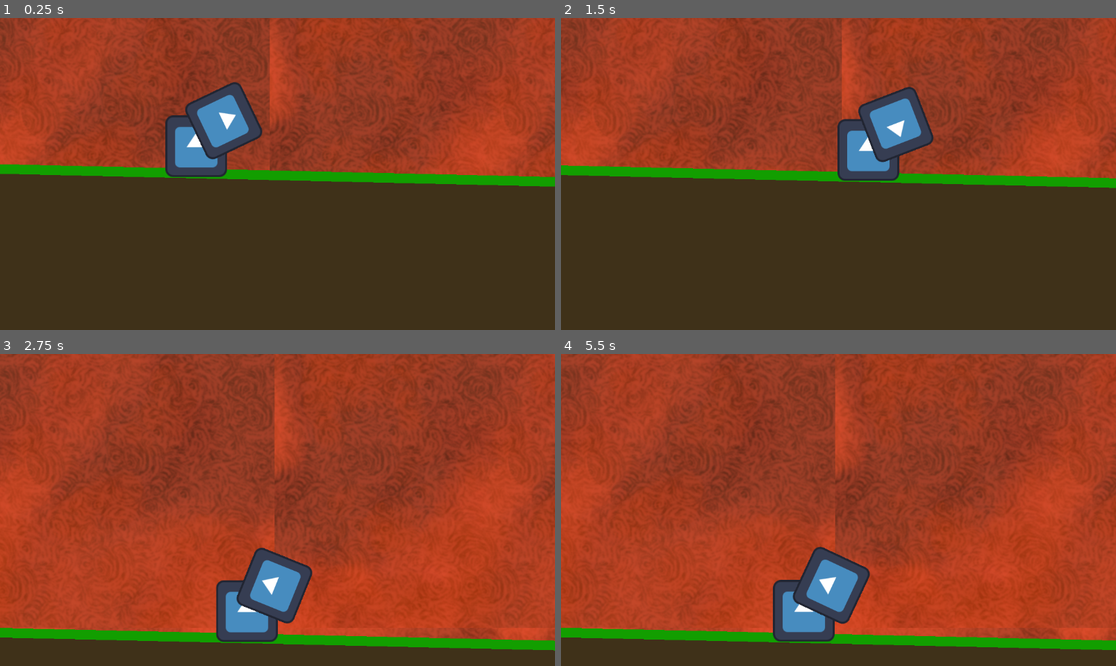
Above: before the commit, frames 1-4 (two rows, left to right).
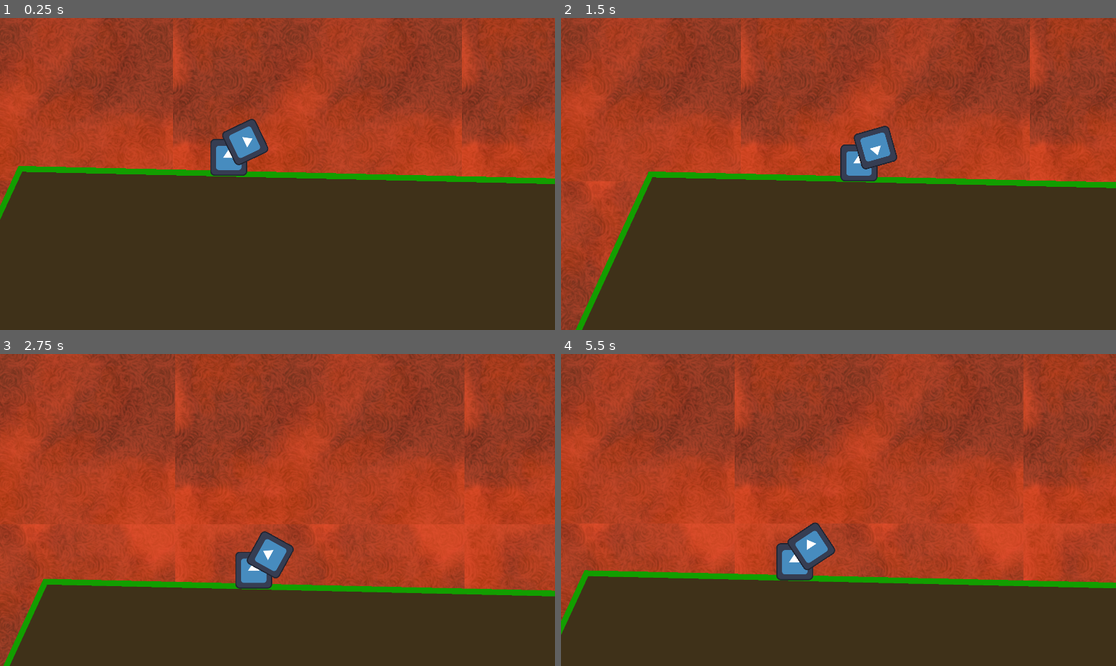
Above: after the commit, the same moments.

Repository: crispyBrown0/Payload-Delivery
Game: Godot game, scene res://root.tscn
Two runs of this game, one before a commit and one after it. Both use one fixed random seed, a clock stepped at 60 frames per second and the inputs below. The engine's default icon, where the game draws it, is replaced by a stand-in: a white triangle on a blue panel in a dark square.
Inputs (mouse positions are in pixels of both pictures, inside the frame that each line leads up to):
- Up to frame 1 (0.25 s): no input
- Up to frame 2 (1.5 s): move the mouse to (960, 158) at 0.52 s; hold 0 0.53-1.28 s; tap Enter at 1.25 s; move the mouse to (727, 189) at 1.27 s; tap 0 at 1.35 s
- Up to frame 3 (2.75 s): tap Space at 2 s; move the mouse to (333, 441) at 2.02 s; hold 0 from 2.03 s (still down)
- Up to frame 4 (5.5 s): tap Enter at 2.75, 4.25 s; move the mouse to (810, 572) at 2.77 s; release 0 at 2.78 s; tap 0 at 2.85, 4.35 s; tap Space at 3.5, 5 s; move the mouse to (1005, 556) at 3.52 s; hold 0 3.53-4.28 s; move the mouse to (672, 463) at 4.27 s; move the mouse to (866, 510) at 5.02 s; hold 0 from 5.03 s (still down)

The runs differ from the first frame. In frame 1, 20% of the frame differs, in the area x 0-100%, y 0-65%; in frame 2, 23%; in frame 3, 41%; in frame 4, 44%, in the area x 0-100%, y 0-95%.

Commit message:
Enemy and Explosion Basics
-press 0 to kill enemy
-enemy generates collider based on sprite automatically
-spawned explosion is animated and SFX

Diff:
--- /dev/null
+++ b/enemy.gd
@@ -0,0 +1,32 @@
+extends RigidBody2D
+
+@onready var sprite = $sprite
+@onready var collider = $collider
+var hp = 1
+@export var explosion: PackedScene
+
+func _ready() -> void:
+	var bitmap = BitMap.new()
+	bitmap.create_from_image_alpha(sprite.texture.get_image())
+	#print(str(bitmap.opaque_to_polygons(Rect2(Vector2.ZERO, sprite.texture.get_size()))))
+	collider.polygon = bitmap.opaque_to_polygons(Rect2(Vector2.ZERO, sprite.texture.get_size()))[0]
+	collider.position -= sprite.texture.get_size()/2
+
+
+# Called every frame. 'delta' is the elapsed time since the previous frame.
+func _process(delta: float) -> void:
+	if Input.is_key_pressed(KEY_0):
+		damage(1)
+
+
+func damage(amt: int):
+	hp -= amt
+	if hp<=0:
+		die()
+
+func die():
+	var new_explosion = explosion.instantiate()
+	new_explosion.scale = sprite.texture.get_size()/100.0
+	add_child(new_explosion)
+	new_explosion.reparent(get_parent())
+	queue_free()
--- /dev/null
+++ b/enemy.tscn
@@ -0,0 +1,16 @@
+[gd_scene load_steps=4 format=3 uid="uid://cu2p3duqsv2l5"]
+
+[ext_resource type="Script" uid="uid://c67gdjd4u06pv" path="res://enemy.gd" id="1_4gyqm"]
+[ext_resource type="PackedScene" uid="uid://dbcqta5ct6hj" path="res://explosion.tscn" id="2_iifgy"]
+[ext_resource type="Texture2D" uid="uid://c75ixqcu6nk5a" path="res://sprite assets/placeholder tankj.png" id="2_qi2p4"]
+
+[node name="enemy" type="RigidBody2D"]
+center_of_mass_mode = 1
+script = ExtResource("1_4gyqm")
+explosion = ExtResource("2_iifgy")
+
+[node name="sprite" type="Sprite2D" parent="."]
+texture = ExtResource("2_qi2p4")
+
+[node name="collider" type="CollisionPolygon2D" parent="."]
+polygon = PackedVector2Array(0, 0, 100, 0, 50, 50)
--- /dev/null
+++ b/explosion.gd
@@ -0,0 +1,13 @@
+extends Node2D
+
+var timer = 0
+
+func _ready() -> void:
+	$AnimatedSprite2D.play("default")
+
+
+# Called every frame. 'delta' is the elapsed time since the previous frame.
+func _process(delta: float) -> void:
+	timer += delta
+	if timer >= 3.2:
+		queue_free()
--- /dev/null
+++ b/explosion.tscn
@@ -0,0 +1,143 @@
+[gd_scene load_steps=22 format=3 uid="uid://dbcqta5ct6hj"]
+
+[ext_resource type="Script" uid="uid://cxbkcng17x0vj" path="res://explosion.gd" id="1_j4sxf"]
+[ext_resource type="Texture2D" uid="uid://bnq1jpuuecrc0" path="res://sprite assets/explosion.png" id="1_q7epf"]
+[ext_resource type="AudioStream" uid="uid://b5dackslmc8ix" path="res://sfx/explosion.wav" id="2_vxas0"]
+
+[sub_resource type="AtlasTexture" id="AtlasTexture_vxas0"]
+atlas = ExtResource("1_q7epf")
+region = Rect2(960, 0, 120, 200)
+
+[sub_resource type="AtlasTexture" id="AtlasTexture_j4sxf"]
+atlas = ExtResource("1_q7epf")
+region = Rect2(1080, 0, 120, 200)
+
+[sub_resource type="AtlasTexture" id="AtlasTexture_m5xho"]
+atlas = ExtResource("1_q7epf")
+region = Rect2(1200, 0, 120, 200)
+
+[sub_resource type="AtlasTexture" id="AtlasTexture_kmxf7"]
+atlas = ExtResource("1_q7epf")
+region = Rect2(1320, 0, 120, 200)
+
+[sub_resource type="AtlasTexture" id="AtlasTexture_l04k4"]
+atlas = ExtResource("1_q7epf")
+region = Rect2(1440, 0, 120, 200)
+
+[sub_resource type="AtlasTexture" id="AtlasTexture_cf70p"]
+atlas = ExtResource("1_q7epf")
+region = Rect2(1560, 0, 120, 200)
+
+[sub_resource type="AtlasTexture" id="AtlasTexture_3xjsk"]
+atlas = ExtResource("1_q7epf")
+region = Rect2(1680, 0, 120, 200)
+
+[sub_resource type="AtlasTexture" id="AtlasTexture_gjpps"]
+atlas = ExtResource("1_q7epf")
+region = Rect2(1800, 0, 120, 200)
+
+[sub_resource type="AtlasTexture" id="AtlasTexture_ew515"]
+atlas = ExtResource("1_q7epf")
+region = Rect2(1920, 0, 120, 200)
+
+[sub_resource type="AtlasTexture" id="AtlasTexture_6cxdk"]
+atlas = ExtResource("1_q7epf")
+region = Rect2(0, 0, 120, 200)
+
+[sub_resource type="AtlasTexture" id="AtlasTexture_4lvei"]
+atlas = ExtResource("1_q7epf")
+region = Rect2(120, 0, 120, 200)
+
+[sub_resource type="AtlasTexture" id="AtlasTexture_7rlbx"]
+atlas = ExtResource("1_q7epf")
+region = Rect2(240, 0, 120, 200)
+
+[sub_resource type="AtlasTexture" id="AtlasTexture_8qgnu"]
+atlas = ExtResource("1_q7epf")
+region = Rect2(360, 0, 120, 200)
+
+[sub_resource type="AtlasTexture" id="AtlasTexture_x43sf"]
+atlas = ExtResource("1_q7epf")
+region = Rect2(480, 0, 120, 200)
+
+[sub_resource type="AtlasTexture" id="AtlasTexture_paiiv"]
+atlas = ExtResource("1_q7epf")
+region = Rect2(600, 0, 120, 200)
+
+[sub_resource type="AtlasTexture" id="AtlasTexture_8kihm"]
+atlas = ExtResource("1_q7epf")
+region = Rect2(720, 0, 120, 200)
+
+[sub_resource type="AtlasTexture" id="AtlasTexture_exbut"]
+atlas = ExtResource("1_q7epf")
+region = Rect2(840, 0, 120, 200)
+
+[sub_resource type="SpriteFrames" id="SpriteFrames_q85pl"]
+animations = [{
+"frames": [{
+"duration": 1.0,
+"texture": SubResource("AtlasTexture_vxas0")
+}, {
+"duration": 1.0,
+"texture": SubResource("AtlasTexture_j4sxf")
+}, {
+"duration": 1.0,
+"texture": SubResource("AtlasTexture_m5xho")
+}, {
+"duration": 1.0,
+"texture": SubResource("AtlasTexture_kmxf7")
+}, {
+"duration": 1.0,
+"texture": SubResource("AtlasTexture_l04k4")
+}, {
+"duration": 1.0,
+"texture": SubResource("AtlasTexture_cf70p")
+}, {
+"duration": 1.0,
+"texture": SubResource("AtlasTexture_3xjsk")
+}, {
+"duration": 1.0,
+"texture": SubResource("AtlasTexture_gjpps")
+}, {
+"duration": 1.0,
+"texture": SubResource("AtlasTexture_ew515")
+}, {
+"duration": 1.0,
+"texture": SubResource("AtlasTexture_6cxdk")
+}, {
+"duration": 1.0,
+"texture": SubResource("AtlasTexture_4lvei")
+}, {
+"duration": 1.0,
+"texture": SubResource("AtlasTexture_7rlbx")
+}, {
+"duration": 1.0,
+"texture": SubResource("AtlasTexture_8qgnu")
+}, {
+"duration": 1.0,
+"texture": SubResource("AtlasTexture_x43sf")
+}, {
+"duration": 1.0,
+"texture": SubResource("AtlasTexture_paiiv")
+}, {
+"duration": 1.0,
+"texture": SubResource("AtlasTexture_8kihm")
+}, {
+"duration": 1.0,
+"texture": SubResource("AtlasTexture_exbut")
+}],
+"loop": false,
+"name": &"default",
+"speed": 24.0
+}]
+
+[node name="explosion" type="Node2D"]
+script = ExtResource("1_j4sxf")
+
+[node name="AnimatedSprite2D" type="AnimatedSprite2D" parent="."]
+sprite_frames = SubResource("SpriteFrames_q85pl")
+offset = Vector2(0, -23)
+
+[node name="AudioStreamPlayer2D" type="AudioStreamPlayer2D" parent="."]
+stream = ExtResource("2_vxas0")
+autoplay = true
--- a/project.godot
+++ b/project.godot
@@ -23,9 +23,14 @@
 
 Global="*res://global.gd"
 
+[display]
+
+window/size/viewport_width=1920
+window/size/viewport_height=1080
+
 [editor_plugins]
 
-enabled=PackedStringArray("res://addons/rmsmartshape/plugin.cfg")
+enabled=PackedStringArray()
 
 [rendering]
 
Not shown, added: enemy.gd.uid
Not shown, added: explosion.gd.uid
Not shown, added: sfx/explosion.wav.import
Binary file added: sprite assets/explosion.png
Not shown, added: sprite assets/explosion.png.import
Binary file added: sprite assets/placeholder tankj.png
Not shown, added: sprite assets/placeholder tankj.png.import
Not shown, added: sfx/explosion.wav
